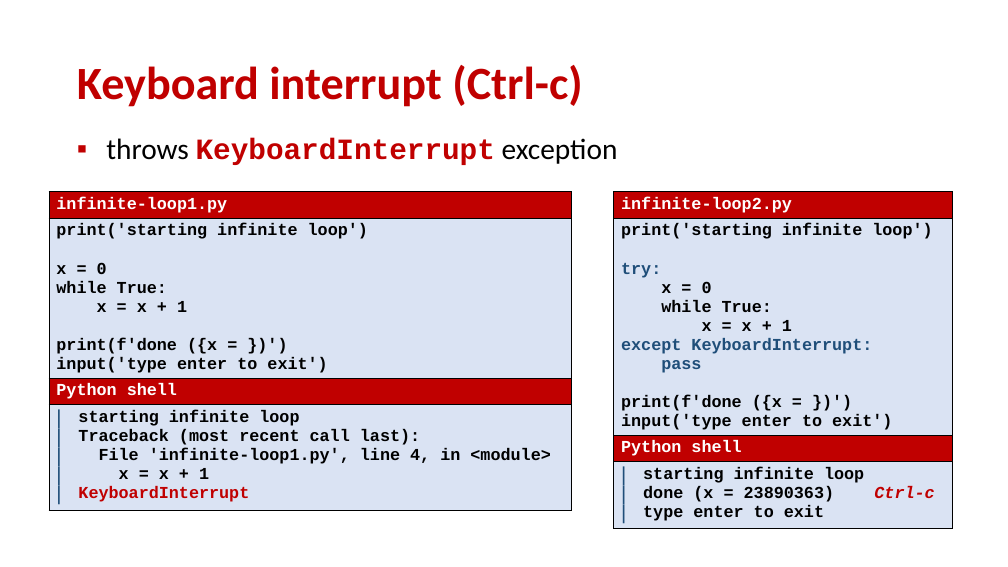
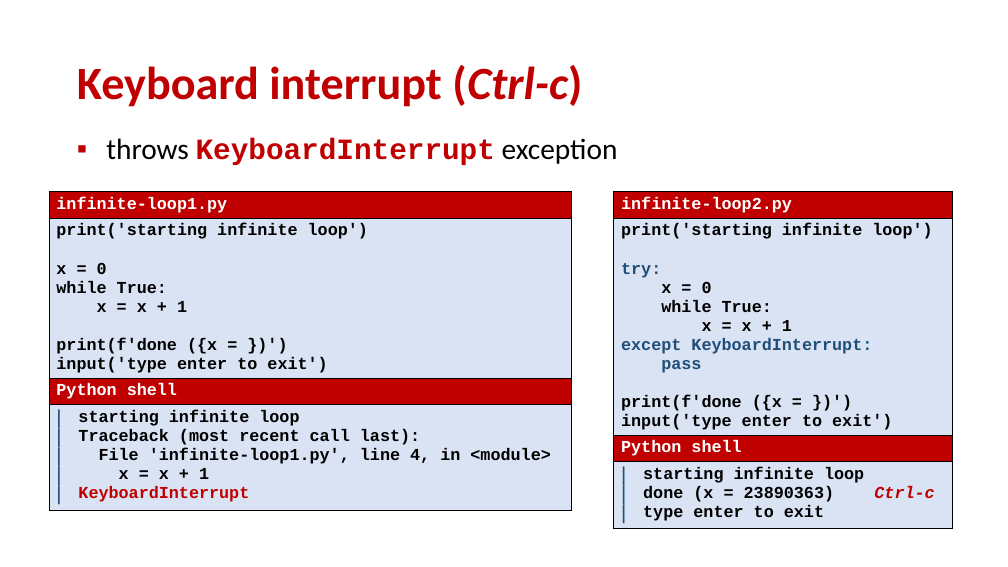
Before and after one commit to gsbrodal/gsbrodal.github.io, a slide deck: slide 10 of ipsa/slides/exceptions.pptx. Drawn at 1008x567 pixels with LibreOffice and Linux fonts; fonts in the diff are those of the drawing. Boxes give left, top, right and bottom in pixels: in the first picture for what was removed or moved away, otherwise in the second. Text is boxed around its words. In the diff, an @@ line names an element or a change of style, - is before the commit and + after.

```diff
--- a/ipsa/slides/exceptions.pptx
+++ b/ipsa/slides/exceptions.pptx
@@ title "Keyboard interrupt (Ctrl-c)" at (77,65,582,107): italic on in "(Ctrl-c)" @@
```
Also in this commit, not shown: 4 other slides changed, 4 other files.
